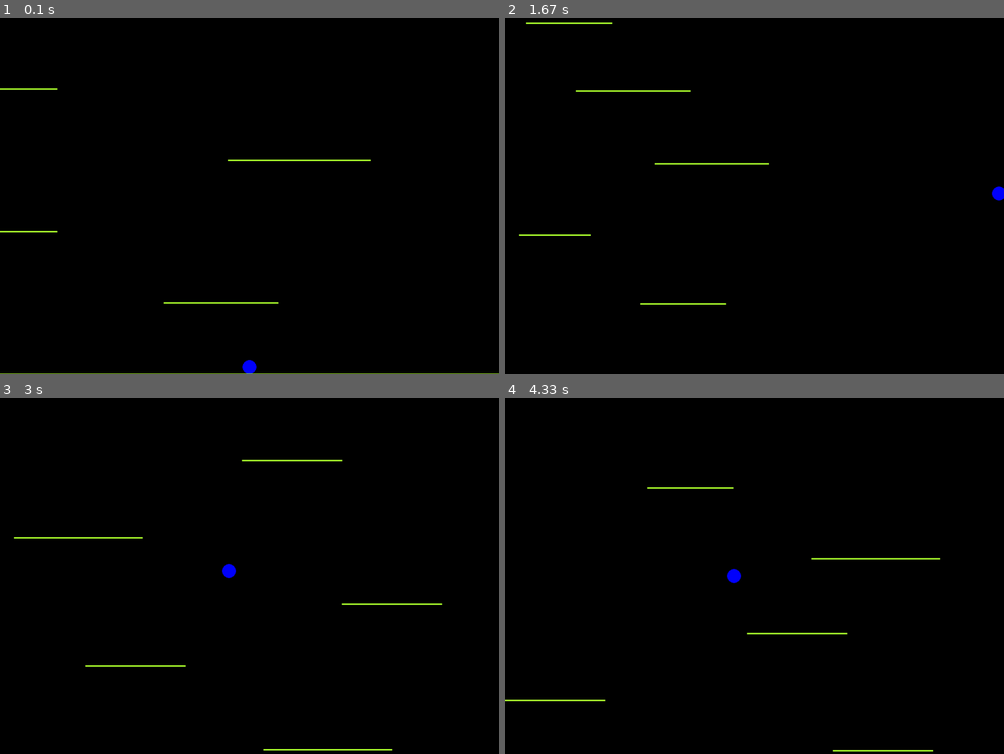
Above: before the commit, frames 1-4 (two rows, left to right).
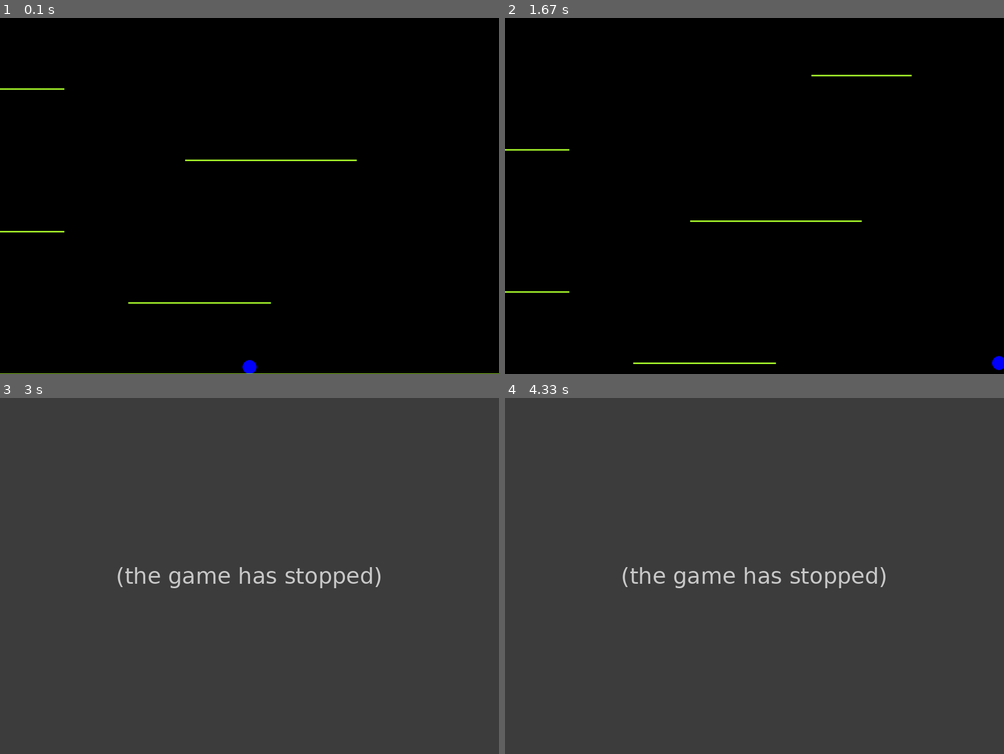
Above: after the commit, the same moments.

Repository: ohadch/pygame-icy-tower
Game: pygame game, started from main.py
The game is run twice, just before and just after one commit, with the same random seed, the same clock (stepped at 60 frames per second) and the same inputs. The source is Python 2; it was converted automatically to run under Python 3.
Inputs:
- Up to frame 1 (0.1 s): no input
- Up to frame 2 (1.67 s): tap Space at 0.33, 0.73, 1.03, 1.23, 1.53 s; hold Right 0.67-1.13 s; hold Right 1.17-1.63 s
- Up to frame 3 (3 s): hold Left 1.67-2.2 s; tap Space at 1.73, 2.03 s
- Up to frame 4 (4.33 s): no input

The runs differ from the first frame. In frame 1, 0.1% of the frame differs, in the area x 11-75%, y 19-81%; in frame 2, 1.2%; in frame 3, 100%, in the area x 0-100%, y 0-100%; in frame 4, 100%.
After the commit the program exited at 1.68 s; later frames show no game.

Commit message:
Added dynamic jump height feature

Diff:
--- a/main.py
+++ b/main.py
@@ -78,8 +78,15 @@
         pressed_keys = pygame.key.get_pressed()
         if pressed_keys[pygame.K_RIGHT]:
             self.air_track.player.move_right()
+            self.air_track.player.time_moving_to_side += self.session.dt_s
+            self.air_track.player.time_since_last_side_movement = 0
         elif pressed_keys[pygame.K_LEFT]:
             self.air_track.player.move_left()
+            self.air_track.player.time_moving_to_side += self.session.dt_s
+            self.air_track.player.time_since_last_side_movement = 0
+        else:
+            self.air_track.player.time_moving_to_side = 0
+            self.air_track.player.time_since_last_side_movement += self.session.dt_s
 
         for event in pygame.event.get():
             if event.type == pygame.QUIT:
@@ -262,8 +269,8 @@
 
     def __init__(self, window):
         self.window = window
-        self.min_length_m = 10
-        self.max_length_m = 20
+        self.min_length_m = 15
+        self.max_length_m = 25
         self.length_m = random.randint(self.min_length_m, self.max_length_m)
         self.center_m = self.rand_pos()
         self.color = THECOLORS['greenyellow']
@@ -291,11 +298,14 @@
         self.padding_m = 1.0
         self.position = Position(self.window.env.width_m / 2, self.window.env.height_m - self.radius_m)
         self.vector = Vector(0, 0)
-        self.jump_mps = 100
+        self.jump_mps = 50
         self.speed_mps = 70
         self.is_jumping = False
         self.step = None
         self.previous_vector = Vector(0, 0)
+        self.in_combo = False
+        self.time_moving_to_side = 0.0
+        self.time_since_last_side_movement = 0.0
 
     def top_vertex(self):
         return Position(self.position.x_m, self.position.y_m - self.radius_m)
@@ -328,9 +338,22 @@
         if self.left_vertex().x_m > 0:
             self.position.x_m -= self.speed_mps * self.window.session.dt_s
 
-    def jump(self):
-        self.vector.y_mps -= self.jump_mps
-        self.step = None
+    def get_jump_rate_mps(self):
+        combo_jump = self.jump_mps * 3
+        if self.time_moving_to_side > 0.5:
+            if not self.in_combo:
+                self.in_combo = True
+            jump = combo_jump
+        elif 0.0 < self.time_moving_to_side < 0.5:
+            if self.in_combo:
+                jump = combo_jump
+            jump = self.jump_mps * 1.5
+        else:
+            jump = self.jump_mps
+            self.in_combo = False
+        print self.time_since_last_side_movement
+        print self.in_combo
+        return jump
 
     def apply_gravity(self):
         self.vector.y_mps += self.window.env.gravity_mps2 * self.window.session.dt_s
@@ -347,9 +370,12 @@
     def update(self):
         self.apply_gravity()
 
+        if self.time_since_last_side_movement < 0.2:
+            self.time_moving_to_side += self.time_since_last_side_movement
+
         if self.is_jumping:
             if self.previous_vector.y_mps == 0:
-                self.vector.y_mps -= self.jump_mps
+                self.vector.y_mps -= self.get_jump_rate_mps()
                 self.position.y_m -= self.padding_m * 1.5
             elif self.previous_vector.y_mps > 0:
                 for step in self.window.air_track.steps:
